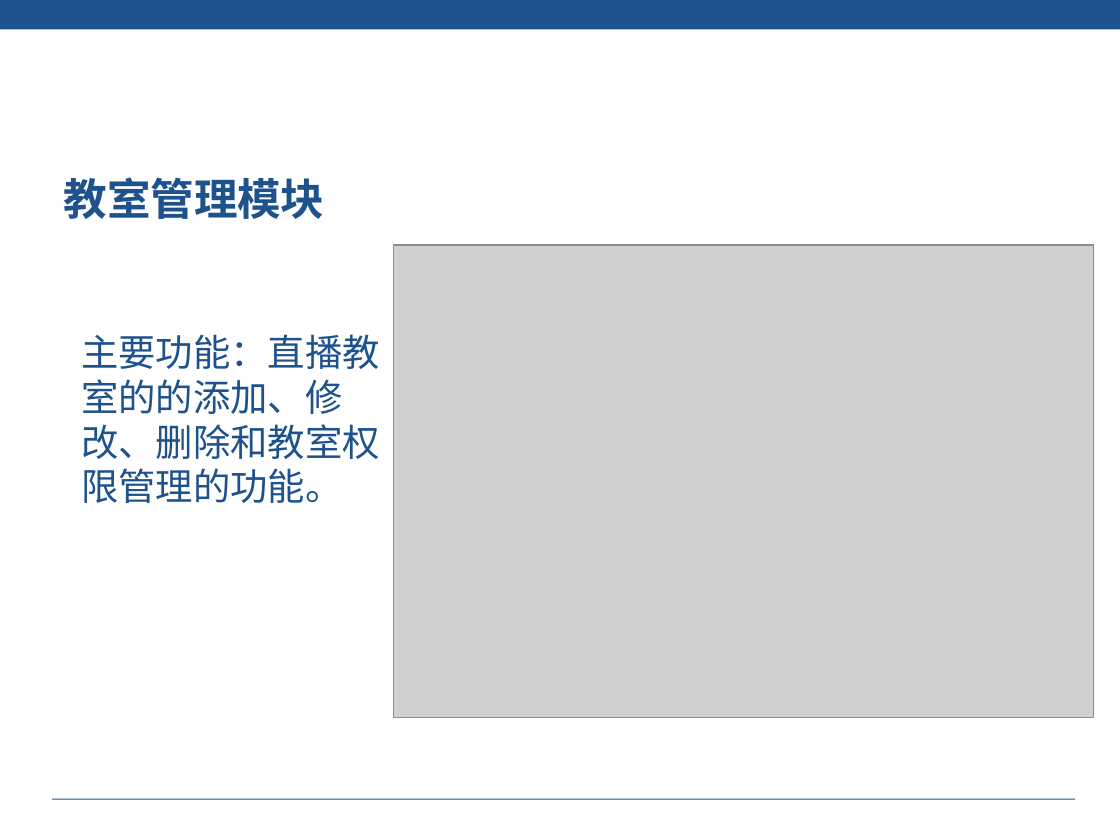
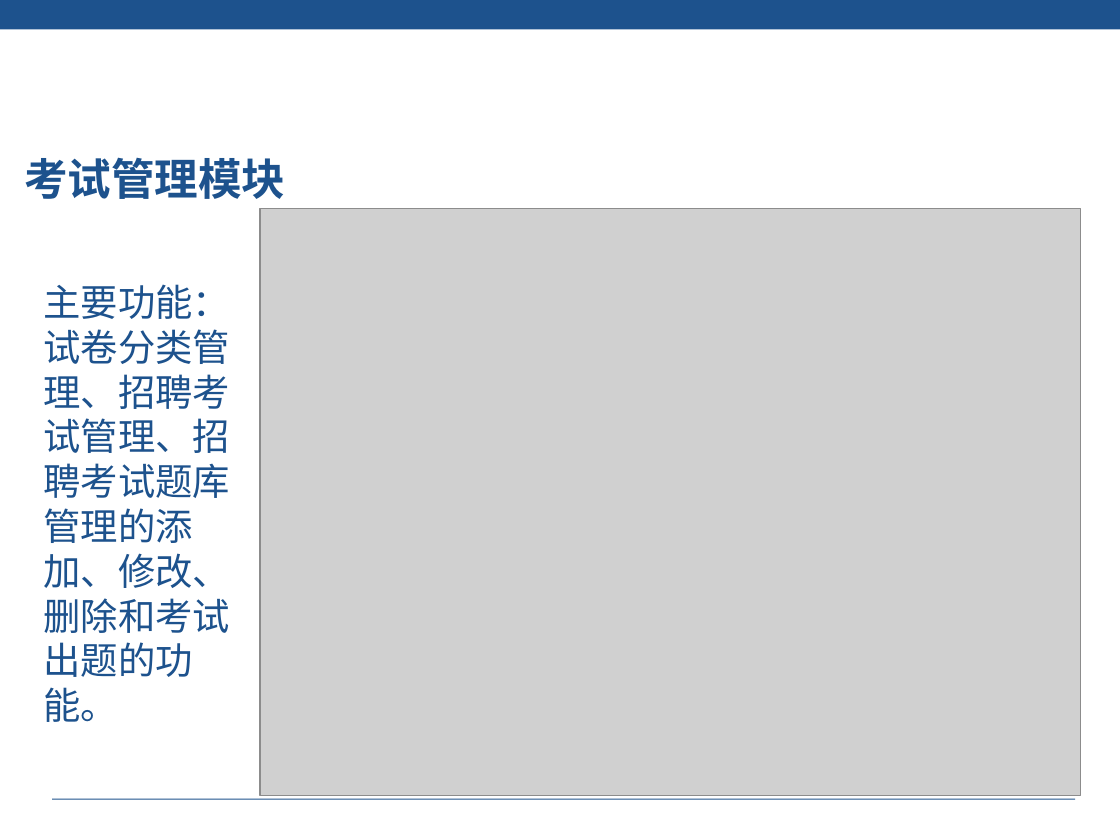
Before and after one commit to liuyanhao/hrAdmin, a slide deck: slide 37 of doc/刘熙财 -82- 答辩PPT.pptx. Drawn at 1120x840 pixels with LibreOffice and Linux fonts; fonts in the diff are those of the drawing; grey boxes stand for pictures; background and template pictures are left out. Boxes give left, top, right and bottom in pixels: in the first picture for what was removed or moved away, otherwise in the second. Text is boxed around its words. In the diff, an @@ line names an element or a change of style, - is before the commit and + after.

```diff
--- a/doc/刘熙财 -82- 答辩PPT.pptx
+++ b/doc/刘熙财 -82- 答辩PPT.pptx
@@ text at (24, 157, 285, 199): text changed @@
-教室管理模块
+考试管理模块
@@ picture: place and size @@
-picture at (394, 245, 1094, 718)
+picture at (260, 208, 1080, 795)
@@ text at (44, 284, 231, 677): text changed @@
-主要功能：直播教室的的添加、修改、删除和教室权限管理的功能。
+主要功能：试卷分类管理、招聘考试管理、招聘考试题库管理的添加、修改、删除和考试出题的功能。
```
Also in this commit, not shown: 17 other slides changed, 19 slides added, 1 slide removed, 2 other files.
